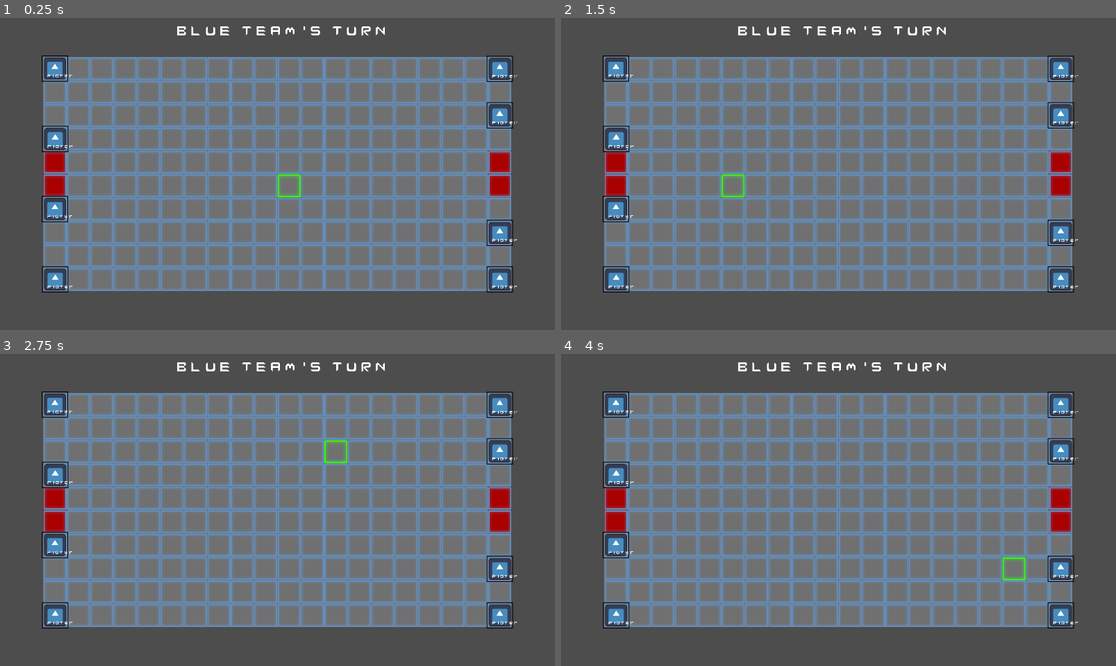
Above: before the commit, frames 1-4 (two rows, left to right).
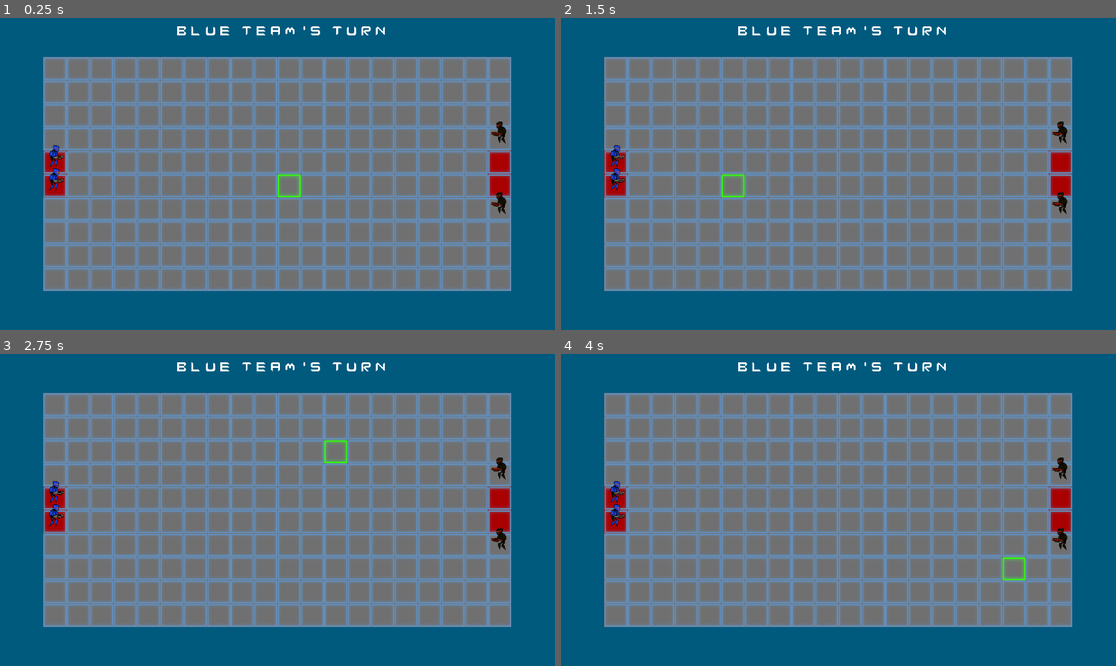
Above: after the commit, the same moments.

Repository: Bropi/kairos
Game: Godot game, scene res://Scenes/main.tscn
Two runs of this game, one before a commit and one after it. Both use one fixed random seed, a clock stepped at 60 frames per second and the inputs below. The engine's default icon, where the game draws it, is replaced by a stand-in: a white triangle on a blue panel in a dark square.
Inputs (mouse positions are in pixels of both pictures, inside the frame that each line leads up to):
- Up to frame 1 (0.25 s): no input
- Up to frame 2 (1.5 s): tap Enter at 0.5 s; move the mouse to (960, 158) at 0.52 s; press the mouse at (960, 158) at 0.53 s; tap Space at 1.25 s; move the mouse to (727, 189) at 1.27 s; release the mouse at (727, 189) at 1.28 s; click (727, 189) at 1.35 s
- Up to frame 3 (2.75 s): tap Enter at 2 s; move the mouse to (333, 441) at 2.02 s; press the mouse at (333, 441) at 2.03 s
- Up to frame 4 (4 s): tap Space at 2.75 s; move the mouse to (810, 572) at 2.77 s; release the mouse at (810, 572) at 2.78 s; click (810, 572) at 2.85 s; tap Enter at 3.5 s; move the mouse to (1005, 556) at 3.52 s; press the mouse at (1005, 556) at 3.53 s

The runs differ from the first frame. In frame 1, 39% of the frame differs, in the area x 0-100%, y 0-100%; in frame 2, 39%; in frame 3, 39%; in frame 4, 39%.

Commit message:
fixed ui elements and added soundeffects

Diff:
--- a/kairos--secret-weapon/Scenes/main.tscn
+++ b/kairos--secret-weapon/Scenes/main.tscn
@@ -6,6 +6,7 @@
 [ext_resource type="Script" uid="uid://cvnodahisu2qt" path="res://Scripts/unit_manager.gd" id="4_21xkr"]
 [ext_resource type="PackedScene" uid="uid://uub8wfdmjac5" path="res://Scenes/player_unit.tscn" id="5_21xkr"]
 [ext_resource type="Script" uid="uid://dlnns2dm4mtf6" path="res://Scripts/turn_manager.gd" id="7_6bp64"]
+[ext_resource type="AudioStream" uid="uid://cwwyqf3ugo4vu" path="res://Assets/SFX/new_turn.mp3" id="7_344ge"]
 
 [sub_resource type="TileSetAtlasSource" id="TileSetAtlasSource_ig7tw"]
 texture = ExtResource("1_bo1nx")
@@ -341,6 +342,7 @@
 [node name="Main" type="Node2D"]
 
 [node name="TileMapLayers" type="Node2D" parent="."]
+z_index = 1
 
 [node name="TileMapLayerGround" type="TileMapLayer" parent="TileMapLayers"]
 tile_map_data = PackedByteArray("AAACAAEAAAABAAMAAAACAAIAAAACAAQAAAACAAMAAAACAAUAAAACAAQAAAACAAYAAAACAAUAAAAOAAUAAAACAA …(3120 unchanged characters)…
@@ -356,49 +358,42 @@
 script = ExtResource("3_jjvhh")
 
 [node name="UnitManager" type="Node2D" parent="."]
+z_index = 1
 script = ExtResource("4_21xkr")
 
 [node name="BlueGroup" type="Node2D" parent="UnitManager"]
 
 [node name="Player1Unit" parent="UnitManager/BlueGroup" instance=ExtResource("5_21xkr")]
-position = Vector2(203, 121)
-
-[node name="Player1Unit4" parent="UnitManager/BlueGroup" instance=ExtResource("5_21xkr")]
-position = Vector2(204, 365)
-
-[node name="Player1Unit5" parent="UnitManager/BlueGroup" instance=ExtResource("5_21xkr")]
-position = Vector2(203, 607)
-
-[node name="Player1Unit8" parent="UnitManager/BlueGroup" instance=ExtResource("5_21xkr")]
-position = Vector2(204, 851)
+position = Vector2(202, 445)
+team = "blue"
+
+[node name="Player1Unit2" parent="UnitManager/BlueGroup" instance=ExtResource("5_21xkr")]
+position = Vector2(202, 526)
+team = "blue"
 
 [node name="RedGroup" type="Node2D" parent="UnitManager"]
 
 [node name="Player1Unit" parent="UnitManager/RedGroup" instance=ExtResource("5_21xkr")]
-position = Vector2(1742, 122)
+position = Vector2(1742, 364)
 team = "red"
 
 [node name="Player1Unit2" parent="UnitManager/RedGroup" instance=ExtResource("5_21xkr")]
-position = Vector2(1742, 283)
-team = "red"
-
-[node name="Player1Unit3" parent="UnitManager/RedGroup" instance=ExtResource("5_21xkr")]
-position = Vector2(1742, 690)
-team = "red"
-
-[node name="Player1Unit4" parent="UnitManager/RedGroup" instance=ExtResource("5_21xkr")]
-position = Vector2(1742, 851)
+position = Vector2(1742, 608)
 team = "red"
 
 [node name="TurnManager" type="Node" parent="."]
 script = ExtResource("7_6bp64")
 
+[node name="NewTurnSound" type="AudioStreamPlayer2D" parent="TurnManager"]
+stream = ExtResource("7_344ge")
+volume_db = 15.0
+bus = &"SFX"
+
 [node name="UI" type="CanvasLayer" parent="."]
 
 [node name="TurnIndicator" type="CanvasLayer" parent="UI"]
 
 [node name="LabelBlue" type="Label" parent="UI/TurnIndicator"]
-visible = false
 offset_left = 600.0
 offset_top = 10.0
 offset_right = 1339.0
@@ -417,5 +412,16 @@
 text = "REd  team's  turn"
 uppercase = true
 
+[node name="TurnIndicator" type="ColorRect" parent="."]
+z_index = -10
+z_as_relative = false
+offset_left = -55.0
+offset_top = -61.0
+offset_right = -15.0
+offset_bottom = -21.0
+scale = Vector2(50.7265, 28.4798)
+mouse_filter = 2
+color = Color(0, 0.352941, 0.494118, 1)
+
 [node name="Camera2D" type="Camera2D" parent="."]
 position = Vector2(973, 486)
--- a/kairos--secret-weapon/Scenes/player_unit.tscn
+++ b/kairos--secret-weapon/Scenes/player_unit.tscn
@@ -6,6 +6,8 @@
 [ext_resource type="Texture2D" uid="uid://blkpdkyo0opkw" path="res://Assets/CharacterSpriteSheets/KairosTroopSpriteSheet.png" id="4_tlcot"]
 [ext_resource type="AudioStream" uid="uid://dbary7b7tp7j4" path="res://Assets/SFX/select-sound-121244.mp3" id="5_k317j"]
 [ext_resource type="AudioStream" uid="uid://dvlmhvfn1q56c" path="res://Assets/SFX/button-click-289742.mp3" id="6_6xtnc"]
+[ext_resource type="AudioStream" uid="uid://conxiyepw4ott" path="res://Assets/SFX/error-call-to-attention-129258.mp3" id="7_4kgfg"]
+[ext_resource type="AudioStream" uid="uid://bht4gptydwfrm" path="res://Assets/SFX/hoversound2.mp3" id="8_lmrti"]
 
 [sub_resource type="RectangleShape2D" id="RectangleShape2D_amyjt"]
 size = Vector2(70, 68)
@@ -329,10 +331,19 @@
 horizontal_alignment = 1
 metadata/_edit_use_anchors_ = true
 
-[node name="SelectSound" type="AudioStreamPlayer2D" parent="."]
+[node name="Node2D" type="Node2D" parent="."]
+
+[node name="SelectSound" type="AudioStreamPlayer2D" parent="Node2D"]
 stream = ExtResource("5_k317j")
 
-[node name="ConfirmSound" type="AudioStreamPlayer2D" parent="."]
+[node name="ConfirmSound" type="AudioStreamPlayer2D" parent="Node2D"]
 stream = ExtResource("6_6xtnc")
 
+[node name="ErrorSound" type="AudioStreamPlayer2D" parent="Node2D"]
+stream = ExtResource("7_4kgfg")
+
+[node name="HoverSound" type="AudioStreamPlayer2D" parent="Node2D"]
+stream = ExtResource("8_lmrti")
+bus = &"HoverSound"
+
 [connection signal="input_event" from="ClickedArea" to="." method="_on_clicked_area_input_event"]
--- a/kairos--secret-weapon/Scenes/player_unit_old.tscn
+++ /dev/null
@@ -1,34 +0,0 @@
-[gd_scene load_steps=5 format=3 uid="uid://uub8wfdmjac5"]
-
-[ext_resource type="Script" uid="uid://2fy5y0ogk41h" path="res://Scripts/player_unit_old.gd" id="1_3oped"]
-[ext_resource type="Texture2D" uid="uid://ddyhoa1vqigt0" path="res://icon.svg" id="2_hwe2w"]
-[ext_resource type="Texture2D" uid="uid://ck72phve3aqha" path="res://Assets/Tiles/Square_-_black_simple.svg.png" id="3_ypyia"]
-
-[sub_resource type="RectangleShape2D" id="RectangleShape2D_xjihm"]
-size = Vector2(68, 70)
-
-[node name="PlayerUnit1" type="CharacterBody2D"]
-script = ExtResource("1_3oped")
-
-[node name="Sprite2D" type="Sprite2D" parent="."]
-scale = Vector2(0.594995, 0.594995)
-texture = ExtResource("2_hwe2w")
-
-[node name="CollisionShape2D" type="CollisionShape2D" parent="."]
-shape = SubResource("RectangleShape2D_xjihm")
-
-[node name="Label" type="Label" parent="."]
-offset_left = -30.0
-offset_top = 15.0
-offset_right = 32.0
-offset_bottom = 38.0
-text = "Player"
-horizontal_alignment = 1
-metadata/_edit_use_anchors_ = true
-
-[node name="Sprite2D2" type="Sprite2D" parent="."]
-modulate = Color(0.270588, 0.427451, 0.8, 1)
-self_modulate = Color(0.321569, 0.47451, 0.913725, 1)
-position = Vector2(1.78814e-07, -4.76837e-07)
-scale = Vector2(0.122917, 0.122917)
-texture = ExtResource("3_ypyia")
--- a/kairos--secret-weapon/Scripts/player_unit.gd
+++ b/kairos--secret-weapon/Scripts/player_unit.gd
@@ -9,8 +9,11 @@
 @onready var sprite_2d_selected: Sprite2D = $Sprite2dSelected
 @onready var sprite_2d_moved: Sprite2D = $Sprite2dMoved
 @onready var animated_sprite_2d: AnimatedSprite2D = $AnimatedSprite2D
-@onready var select_sound: AudioStreamPlayer2D = $SelectSound
-@onready var confirm_sound: AudioStreamPlayer2D = $ConfirmSound
+@onready var select_sound: AudioStreamPlayer2D = $Node2D/SelectSound
+@onready var confirm_sound: AudioStreamPlayer2D = $Node2D/ConfirmSound
+@onready var error_sound: AudioStreamPlayer2D = $Node2D/ErrorSound
+@onready var hover_sound: AudioStreamPlayer2D = $Node2D/HoverSound
+
 
 #unit variables
 var is_turn : bool
@@ -18,7 +21,14 @@
 var is_player_selected : bool
 #var team : String
 var unit_location : Vector2i
-@export var team: String = "blue"
+@export var team: String
+
+#unit combat stats
+@export var unit_type: String
+@export var health: int
+@export var damage: int
+@export var attack_range: int
+@export var walking_range: int
 
 #tile variables
 var clicked_tile : Vector2i
@@ -42,6 +52,9 @@
 		animated_sprite_2d.modulate = Color(1, 0.3, 0)       # Red
 		animated_sprite_2d.scale.x = -1  # Flipped
 
+	#assign combat stats after verifying what kind of unit the player is
+	#use another func for this
+
 
 #input recognition functions:
 
@@ -57,21 +70,20 @@
 			select_sound.play()
 			clicked_tile = tile_map_layer_selected.local_to_map(get_global_mouse_position())
 			print("\nSelected unit on tile: " + str(clicked_tile))
-			# Deselect all other units
-			if team == "blue":
-				for unit in get_tree().get_nodes_in_group("BlueGroup"):
-					unit.deselect()
-			else:
-				for unit in get_tree().get_nodes_in_group("RedGroup"):
-					unit.deselect()
+
+		#elif !is_turn && !is_player_selected:
+			#error_sound.play()
+
 
 
 
 
 # Handles left mouse clicks on the map after selection for movement
 func _unhandled_input(event):
+
 	if is_turn && is_player_selected && event.is_action_pressed("leftClick"):
 		clicked_tile = tile_map_layer_selected.local_to_map(get_global_mouse_position())
+
 
 		#check if the clicked position already contains a unit or is out of bounds
 		if !is_tile_occupied(clicked_tile) && is_tile_in_bounds(clicked_tile):
@@ -90,6 +102,7 @@
 
 		#if the tile is already taken/out of bounds the selected unit will be deselected
 		else:
+			error_sound.play()
 			self.deselect()
 
 
--- a/kairos--secret-weapon/Scripts/player_unit_old.gd
+++ /dev/null
@@ -1,38 +0,0 @@
-extends CharacterBody2D
-
-var is_turn = true
-var pos_to_go_to = Vector2.ZERO
-var is_player_selected = false
-
-@onready var sprite_2d: Sprite2D = $Sprite2D
-@onready var collision_shape_2d: CollisionShape2D = $CollisionShape2D
-
-# Called when the node enters the scene tree for the first time.
-func _ready() -> void:
-	pos_to_go_to = global_position
-
-
-func _input(event):
-	#player select
-	#Logic for checks
-	if is_turn:
-		#logic for if the left mouse clicked on the sprite
-		if is_player_selected == false && event is InputEventMouseButton && event.pressed && event.button_index == MOUSE_BUTTON_LEFT:
-			if sprite_2d.get_rect().has_point(to_local(event.position)):
-				print("You selected a player unit!")
-				is_player_selected = true
-
-		elif is_player_selected && event.is_action_pressed("leftClick"):
-			pos_to_go_to = get_global_mouse_position()
-			print("You moved to position: " + str(get_global_mouse_position()))
-			is_player_selected = false
-
-func _physics_process(delta: float) -> void:
-	var vel = (pos_to_go_to - self.global_position)
-	vel = vel.clamp(Vector2(-300,-300), Vector2(300,300))
-	velocity = vel
-	move_and_slide()
-
-# Called every frame. 'delta' is the elapsed time since the previous frame.
-func _process(delta: float) -> void:
-	pass
--- a/kairos--secret-weapon/Scripts/turn_manager.gd
+++ b/kairos--secret-weapon/Scripts/turn_manager.gd
@@ -8,6 +8,8 @@
 #turn indicator UI nodes' references
 @onready var label_blue: Label = $"../UI/TurnIndicator/LabelBlue"
 @onready var label_red: Label = $"../UI/TurnIndicator/LabelRed"
+@onready var turn_indicator: ColorRect = $"../TurnIndicator"
+@onready var new_turn_sound: AudioStreamPlayer2D = $NewTurnSound
 
 #turn manager variables
 var blue_team_members : int
@@ -56,6 +58,7 @@
 
 	#updates all unit positions in the unit manager and turn indicators
 	update_turn_indicator(team)
+	new_turn_sound.play()
 	unit_manager.update_unit_positions()
 	print("All units have moved in team: " + team)
 
@@ -72,8 +75,10 @@
 	if team == "blue":
 		label_blue.visible = false
 		label_red.visible = true
+		turn_indicator.color = Color(0.7, 0.15, 0.05)
 	else: #team = red
 		label_blue.visible = true
 		label_red.visible = false
+		turn_indicator.color = Color(0.0, 0.353, 0.494)
 
 #make function to remove team member size if a unit is defeated
--- a/kairos--secret-weapon/Scripts/unit_manager.gd
+++ b/kairos--secret-weapon/Scripts/unit_manager.gd
@@ -32,6 +32,7 @@
 		#red_unit_positions.append(unit_tile_pos)
 		#print(unit_tile_pos)
 
+#update unit positions, called from units
 func update_unit_positions():
 	blue_unit_positions.clear()
 	red_unit_positions.clear()
@@ -40,15 +41,14 @@
 
 	# Search all units in both groups
 	for unit in blue_group.get_children() + red_group.get_children():
-		if unit.has_method("get_team"):
-			var unit_tile_pos = tile_map_layer_selected.local_to_map(unit.global_position)
+		var unit_tile_pos = tile_map_layer_selected.local_to_map(unit.global_position)
 
-			if unit.team == "blue":
-				blue_unit_positions.append(unit_tile_pos)
-			elif unit.team == "red":
-				red_unit_positions.append(unit_tile_pos)
+		if unit.team == "blue":
+			blue_unit_positions.append(unit_tile_pos)
+		elif unit.team == "red":
+			red_unit_positions.append(unit_tile_pos)
 
-			print(unit.name, " → ", unit.team, " at ", unit_tile_pos)
+		#print(unit.name, " → ", unit.team, " at ", unit_tile_pos)
 
 #Used by player nodes to check other tile positions for occupation
 func is_tile_occupied(team: String, target_tile: Vector2i) -> bool:
--- a/kairos--secret-weapon/default_bus_layout.tres
+++ b/kairos--secret-weapon/default_bus_layout.tres
@@ -11,5 +11,11 @@
 bus/2/solo = false
 bus/2/mute = false
 bus/2/bypass_fx = false
-bus/2/volume_db = 0.0
+bus/2/volume_db = -0.128275
 bus/2/send = &"Master"
+bus/3/name = &"HoverSound"
+bus/3/solo = false
+bus/3/mute = false
+bus/3/bypass_fx = false
+bus/3/volume_db = -21.0931
+bus/3/send = &"Master"
Not shown, added: kairos--secret-weapon/Assets/SFX/error-call-to-attention-129258.mp3.import
Not shown, added: kairos--secret-weapon/Assets/SFX/hoversound2.mp3.import
Not shown, added: kairos--secret-weapon/Assets/SFX/new_turn.mp3.import
Not shown: 1 places in kairos--secret-weapon/Scenes/main.tscn that only renumber resources
Not shown: 1 places in kairos--secret-weapon/Scenes/player_unit.tscn that only renumber resources
Not shown, removed: kairos--secret-weapon/Scripts/player_unit_old.gd.uid
Not shown, added: kairos--secret-weapon/Assets/SFX/error-call-to-attention-129258.mp3
Not shown, added: kairos--secret-weapon/Assets/SFX/hoversound2.mp3
Not shown, added: kairos--secret-weapon/Assets/SFX/new_turn.mp3
